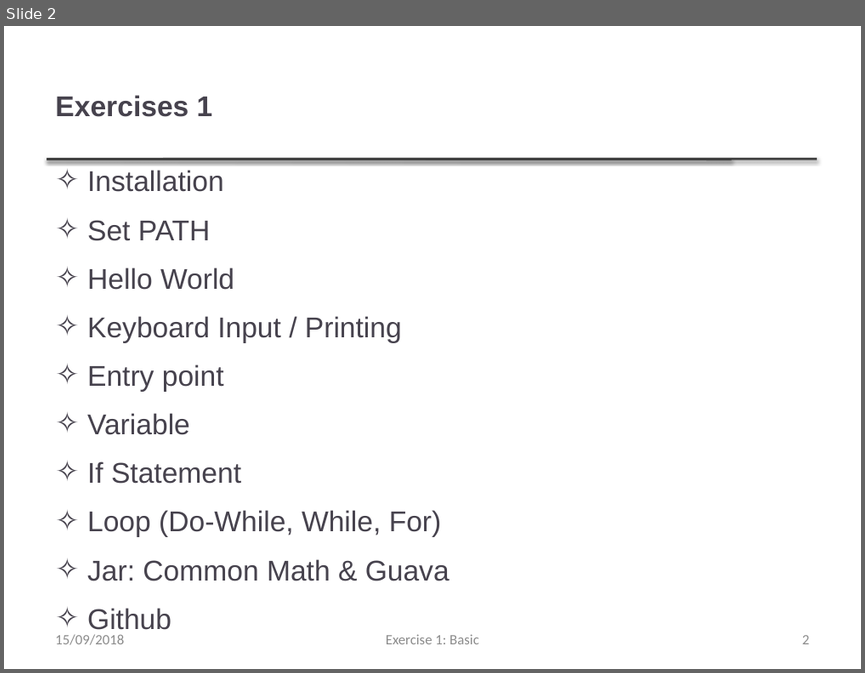
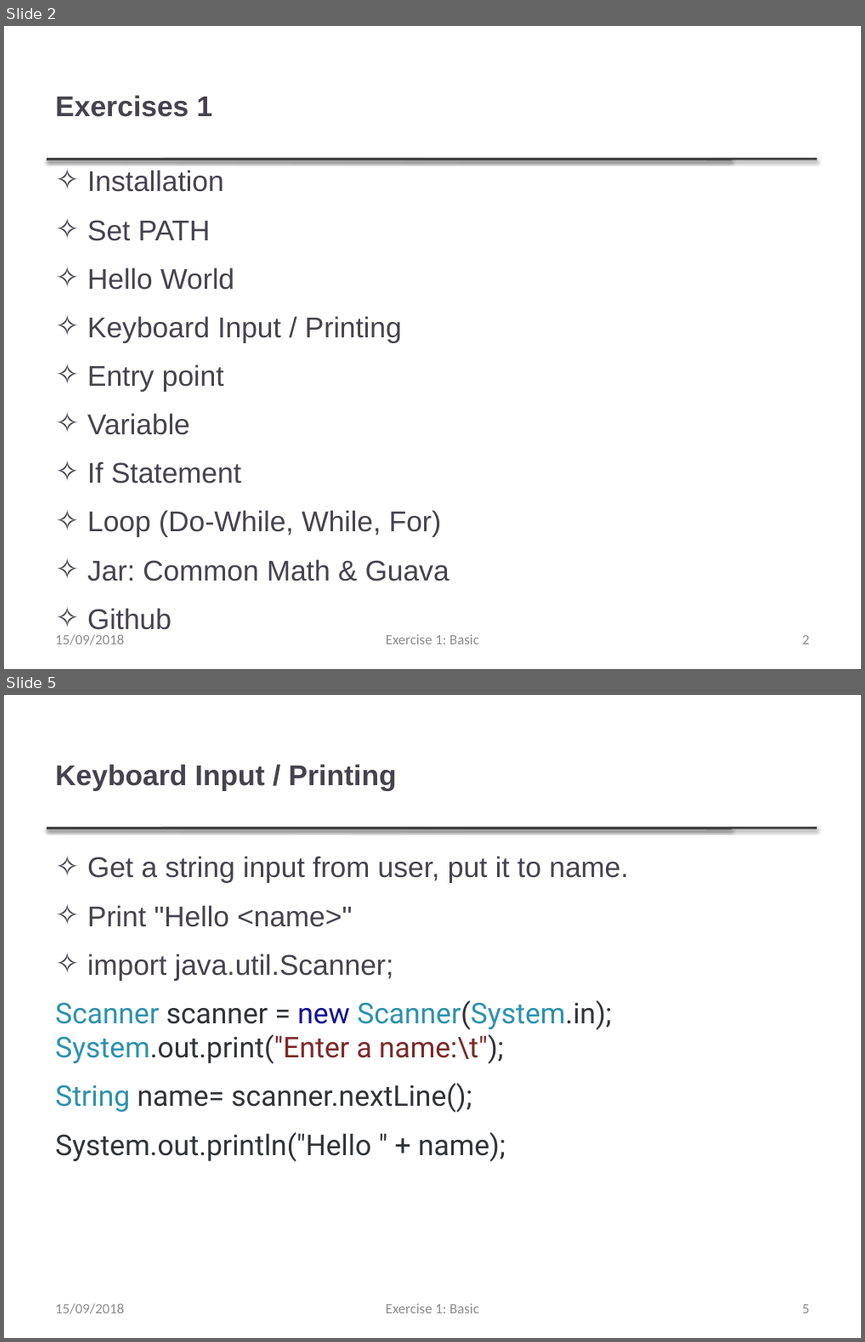
Before and after one commit to thanqminh/thanqminh.github.io, a slide deck: courses/oopjava/practice1.pptx. Shown one above the other, each under a label of ours: slide 2 before the commit, slides 2 and 5 after it; the slides between them are not shown. The pictures are 865x673 and 865x1342 pixels, drawn with LibreOffice and Linux fonts; fonts in the diff are those of the drawing. Boxes give left, top, right and bottom in pixels: in the first picture for what was removed or moved away, otherwise in the second. Text is boxed around its words. In the diff, an @@ line names an element or a change of style, - is before the commit and + after.

```diff
--- a/courses/oopjava/practice1.pptx
+++ b/courses/oopjava/practice1.pptx
@@ slide 5 added at [4,695,861,1338], background #FFFFFF; not listed: 2 template elements that a slide beside it also shows @@
@@ title added at [55,764,397,791], 24 pt, text #46424D, bold @@
+Keyboard Input / Printing
@@ text added at [55,856,628,1162], 24 pt, text #303336 @@
+✧ Get a string input from user, put it to name.
+✧ Print "Hello <name>"
+✧ import java.util.Scanner;
+Scanner scanner = new Scanner(System.in); System.out.print("Enter a name:\t");
+String name= scanner.nextLine();
+System.out.println("Hello " + name);
@@ text added at [55,1303,124,1314], 12 pt, text #8C8C8C @@
+15/09/2018
@@ text added at [386,1303,479,1313], 12 pt, text #8C8C8C @@
+Exercise 1: Basic
@@ page number added at [802,1304,809,1313], 12 pt, text #8C8C8C @@
+5
```
Also in this commit, not shown: 7 other slides added.
